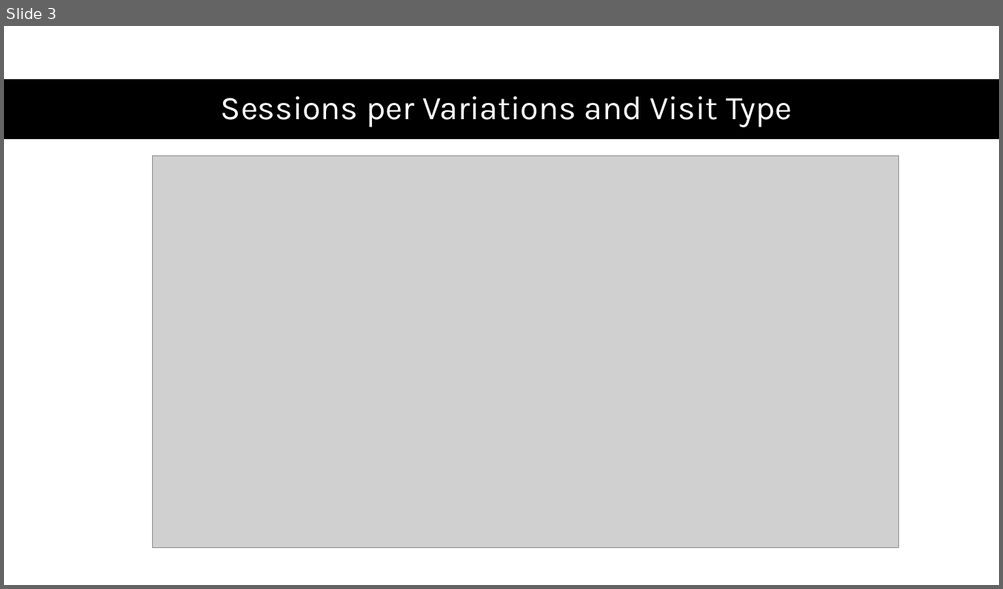
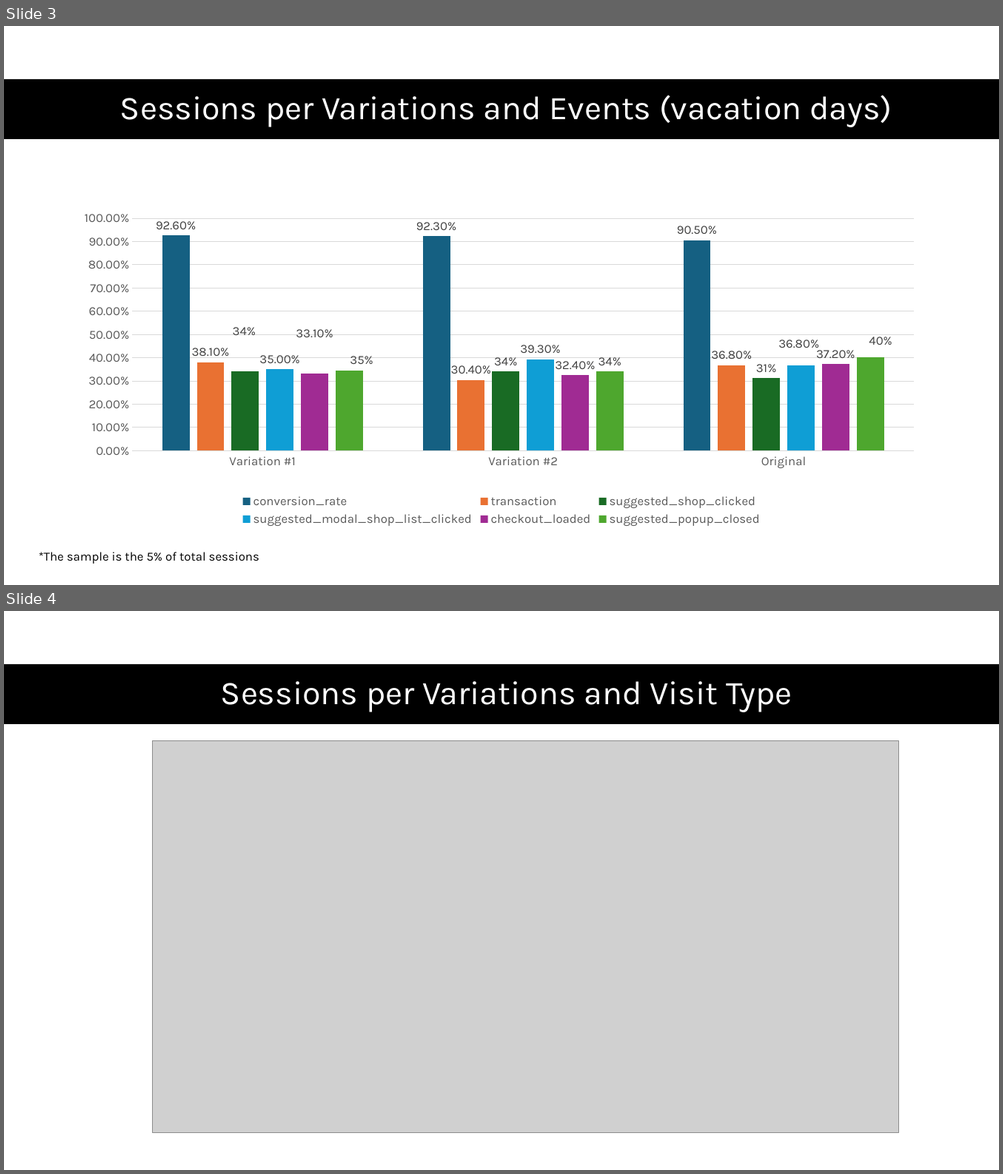
Before and after one commit to pavloscal/Product_Analysis-non-workinghours, a slide deck: PRODUCT ANALYSIS Of NON WORKING HOURS PAGE.pptx. Shown one above the other, each under a label of ours: slide 3 before the commit, slides 3 and 4 after it. The pictures are 1003x589 and 1003x1174 pixels, drawn with LibreOffice and Linux fonts; fonts in the diff are those of the drawing; grey boxes stand for pictures. Boxes give left, top, right and bottom in pixels: in the first picture for what was removed or moved away, otherwise in the second. Text is boxed around its words. In the diff, an @@ line names an element or a change of style, - is before the commit and + after.

```diff
--- a/PRODUCT ANALYSIS Of NON WORKING HOURS PAGE.pptx
+++ b/PRODUCT ANALYSIS Of NON WORKING HOURS PAGE.pptx
@@ slide 3 added at box(4, 26, 999, 585), background #FFFFFF @@
@@ rectangle added at box(4, 79, 999, 139), fill #000000 @@
@@ title added at box(120, 95, 891, 127), 32 pt, text #FFFFFF @@
+Sessions per Variations and Events (vacation days)
@@ column chart added at box(73, 175, 930, 531) @@
+categories: Variation #1, Variation #2, Original
+conversion_rate: 0.926, 0.923, 0.905
+transaction: 0.381, 0.304, 0.368
+suggested_shop_clicked: 0.34, 0.34, 0.31
+suggested_modal_shop_list_clicked: 0.35, 0.393, 0.368
+checkout_loaded: 0.331, 0.324, 0.372
+suggested_popup_closed: 0.35, 0.34, 0.4
@@ text added at box(39, 552, 259, 564), 12 pt, text #000000 @@
+*The sample is the 5% of total sessions
@@ what was slide 3 is now slide 4 @@
```
